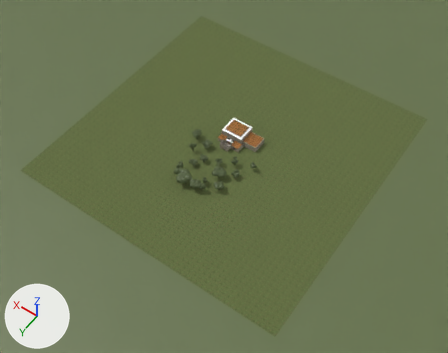
One commit to the Blender file modelos/horneado/castillo.blend: the scene before it, then after it.
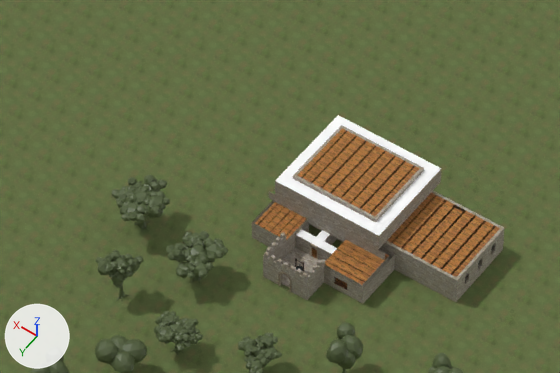
Each version appears first whole from a 50 mm lens placed at (-154.0, 231.0, 322.0), pointed at (-3.0, 19.0, -11.0), and next in a close-up on the part from 38% to 61% of the width and 27% to 47% of the height. Lighting does not change. The marker at lower left points along +X, +Y and +Z. The first two pictures are the older version.

Objects in the first close-up: 'Arboles', 'campo-0', 'comedor-0', 'comedor-1', 'comedor-2', 'exterior-0', 'pasillo-0', 'pasillo-2', 'pasillo2-2', 'patio-0', 'sala1-0', 'sala1-2', 'sala2-0', 'sala2-2', 'sala3-0', 'sala3-1', 'sala3-2' and 5 more.
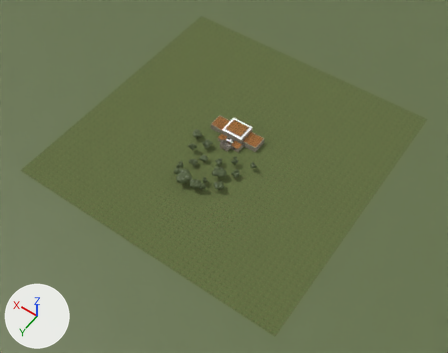
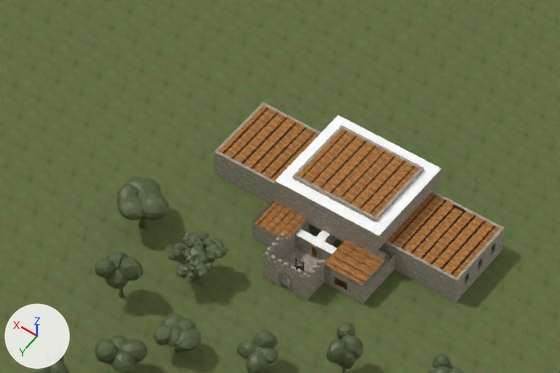
Edits to the bpy script that builds the scene:
```text
Change img_textura_46dff06d:
    img_textura_46dff06d: load_image('textura-46dff06d', '_unpacked/46dff06d.png', 1024, 1024, 'sRGB') -> load_image('textura-f9ce9470', '_unpacked/f9ce9470.png', 1024, 1024, 'sRGB')
Change img_textura_e0ef735c:
    img_textura_e0ef735c: load_image('textura-e0ef735c', '_unpacked/e0ef735c.png', 1024, 1024, 'sRGB') -> load_image('textura-fe5a69ba', '_unpacked/fe5a69ba.png', 1024, 1024, 'sRGB')
Change img_textura_3508f2fb:
    img_textura_3508f2fb: load_image('textura-3508f2fb', '_unpacked/3508f2fb.png', 512, 512, 'sRGB') -> load_image('textura-ab0e8b5c', '_unpacked/ab0e8b5c.png', 512, 512, 'sRGB')
Add mat_material_capilla_2:
    mat_material_capilla_2 = bpy.data.materials.new('Material-capilla-2')
    mat_material_capilla_2.use_nodes = True; mat_material_capilla_2.node_tree.nodes.clear()
    _N = mat_material_capilla_2.node_tree.nodes; _L = mat_material_capilla_2.node_tree.links
    n0 = _N.new('ShaderNodeBsdfPrincipled'); n0.name = 'Principled BSDF'
    n0.inputs[2].default_value = 1.0  # 'Roughness'
    n1 = _N.new('ShaderNodeOutputMaterial'); n1.name = 'Material Output'
    n2 = _N.new('ShaderNodeVertexColor'); n2.name = 'Color Attribute'
    n2.layer_name = 'Color'
    _L.new(n0.outputs[0], n1.inputs[0])  # 'BSDF' to 'Surface'
    _L.new(n2.outputs[0], n0.inputs[0])  # 'Color' to 'Base Color'
Add mat_material_capilla_1:
    mat_material_capilla_1 = bpy.data.materials.new('Material-capilla-1')
    # uses the picture img_textura_46dff06d
Add mat_material_capilla_0:
    mat_material_capilla_0 = bpy.data.materials.new('Material-capilla-0')
    # uses the picture img_textura_e0ef735c
Change me_sala3_1:
    where me_sala3_1.from_pydata(...)  # 11790 vertices, 22302 faces; spans x -2.0..14.0, y -16.0..-2.0, z 0.0..7.5
    me_sala3_1 part 1: texture (UV) coordinates changed
Change me_campo_0:
    where me_campo_0.from_pydata(...)  # 4 vertices, 2 faces; spans x -95.0..105.0, y -100.0..100.0, z 0.0
    me_campo_0 part 2: texture (UV) coordinates changed
Change me_arboles:
    remove me_arboles.from_pydata(...)  # 63873 vertices, 21291 faces; spans x -22.8..31.0, y 4.8..50.2, z -0.2..8.7
    add me_arboles.from_pydata(...)  # 30033 vertices, 10011 faces; spans x -22.8..30.6, y 5.0..50.2, z -0.2..8.7
    me_arboles part 3: 12698 loose pieces with 38094 vertices, spanning x -2.0..31.0, y 4.8..25.8, z -0.1..7.5, are deleted
    me_arboles part 4: 66 vertices moved within x -0.6..22.0, y 18.9..23.2, z -0.1..4.4; 469 vertices removed from x -0.8..23.5, y 18.5..24.8, z -0.1..6.6; 3559 vertices added at x -1.7..24.4, y 16.8..25.8, z -0.1..7.5
    me_arboles part 5: 11 vertices moved within x 25.4..26.0, y 8.5..9.5, z 3.7..4.6; 68 vertices removed from x 25.1..27.1, y 8.5..9.8, z -0.1..4.8; 1232 vertices added at x 23.1..30.6, y 5.0..12.5, z -0.1..6.3
Add ob_capilla_2:
    ob_capilla_2 = bpy.data.objects.new('capilla-2', me_capilla_2)  # 2468 vertices, 4660 faces; spans x 13.02..24.15, y -14.0..-4.0, z 0.0..4.2
    ob_capilla_2.location = (0.0, 0.0, 0.0)
Add ob_capilla_1:
    ob_capilla_1 = bpy.data.objects.new('capilla-1', me_capilla_1)  # 4 vertices, 2 faces; spans x 12.4..24.4, y -14.0..-4.0, z 4.2
    ob_capilla_1.location = (0.0, 0.0, 0.0)
Add ob_capilla_0:
    ob_capilla_0 = bpy.data.objects.new('capilla-0', me_capilla_0)  # 204 vertices, 414 faces; spans x 12.0..24.8, y -14.4..-3.6, z 0.0..4.2
    ob_capilla_0.location = (0.0, 0.0, 0.0)
```

Location of each change, [x1, y1, x2, y2] in pixels of the close-ups (560 x 373 px):
'Arboles', reshaped
    before: [30, 174, 464, 373]
    after: [30, 177, 464, 373]
'capilla-1', added (brown)
    after: [219, 105, 319, 181]
'capilla-0', added (brown)
    after: [214, 102, 321, 203]
'capilla-2', added (mostly hidden)
    after: [223, 107, 316, 179]
part 3 of me_arboles, deleted
    before: [95, 174, 283, 373]
part 4 of me_arboles, built on (mostly hidden before)
    before: [111, 260, 265, 356]
    after: [94, 251, 279, 373]
part 5 of me_arboles, reshaped (dark green)
    after: [117, 177, 170, 228]
